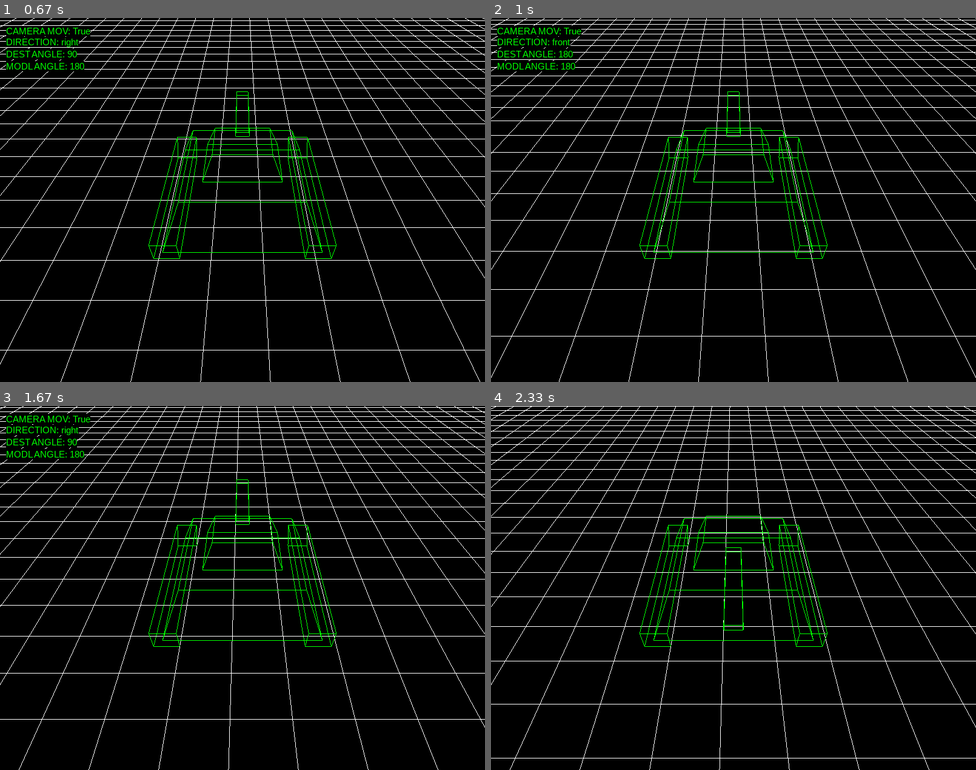
Above: before the commit, frames 1-4 (two rows, left to right).
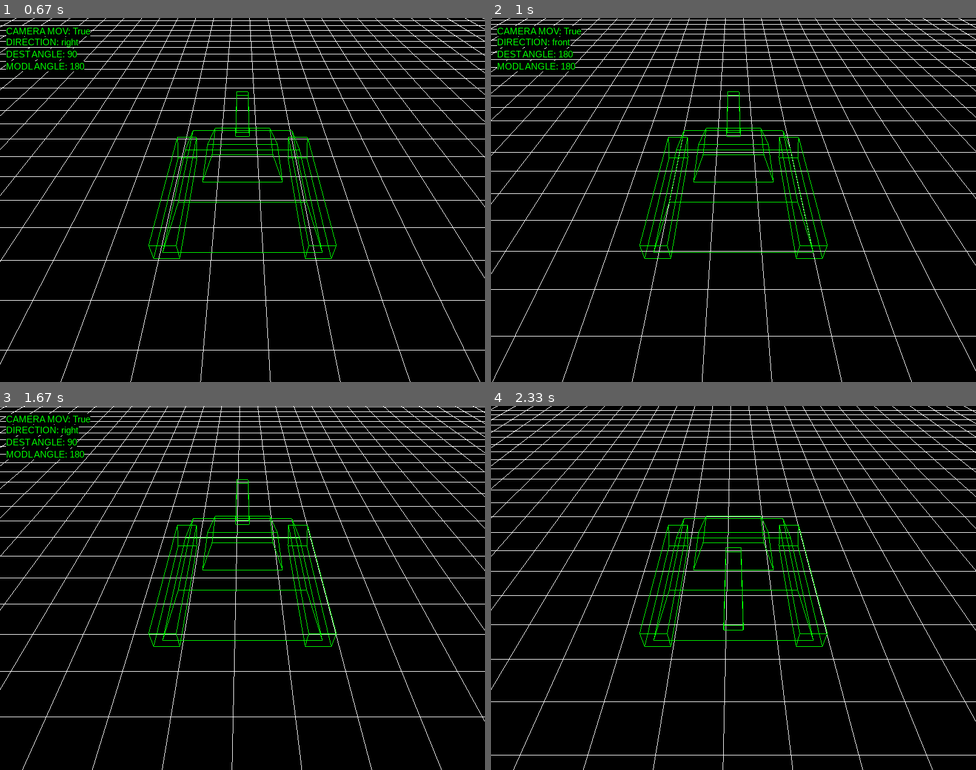
Above: after the commit, the same moments.

Repository: antonioam82/tank_controller
Game: pygame game, started from tank_demo_0.py
The game is run twice, just before and just after one commit, with the same random seed, the same clock (stepped at 60 frames per second) and the same inputs.
Inputs:
- Up to frame 1 (0.67 s): hold Right from 0.33 s (still down)
- Up to frame 2 (1 s): release Right at 0.8 s; hold Up from 0.83 s (still down)
- Up to frame 3 (1.67 s): release Up at 1.13 s; hold Right 1.17-1.63 s; tap J at 1.23, 1.53 s; tap C at 1.32 s
- Up to frame 4 (2.33 s): hold Left 1.67-2.2 s; tap J at 1.73, 2.03, 2.3 s; hold Down from 2.23 s (still down)

Frame 1 is identical in both runs. In frame 2, 3.0% of the frame differs, in the area x 0-100%, y 0-100%; in frame 3, 8.2%; in frame 4, 9.2%.

Commit message:
Asignacion 'grid_mov_x=0.0' y 'grid_mov_z=0.0' en teclas de dirección

Diff:
--- a/tank_demo_0.py
+++ b/tank_demo_0.py
@@ -176,27 +176,29 @@
 
                 elif e.key == K_UP:
                     rotating = True
-                    #grid_mov_z = 0.05
-                    #grid_mov_x = 0.0
+                    grid_mov_z = 0.0
+                    grid_mov_x = 0.0
                     dest_model_angle = 180
                     direction = 'front'
 
                 elif e.key == K_DOWN:
                     rotating = True
-                    #grid_mov_z = -0.05
-                    #grid_mov_x = 0.0
+                    grid_mov_z = 0.0
+                    grid_mov_x = 0.0
                     dest_model_angle = 0
                     direction = 'back'
 
                 elif e.key == K_LEFT:
                     rotating = True
-                    #grid_mov_x = 0.05
-                    #grid_mov_z = 0.0
+                    grid_mov_x = 0.0
+                    grid_mov_z = 0.0
                     dest_model_angle = -90
                     direction = 'left'
 
                 elif e.key == K_RIGHT:
                     rotating = True
+                    grid_mov_z = 0.0
+                    grid_mov_x = 0.0
                     dest_model_angle = 90
                     direction = 'right'
 
@@ -289,8 +291,8 @@
         # -----------------GIRO CAMBIO---------------- #
         #print(direction)
         if rotating:
-            grid_mov_z = 0.0
-            grid_mov_x = 0.0
+            #grid_mov_z = 0.0
+            #grid_mov_x = 0.0
             if direction == 'front' or direction == 'right':
                 #print("hheeeheh")
                 if model_angle < dest_model_angle:
